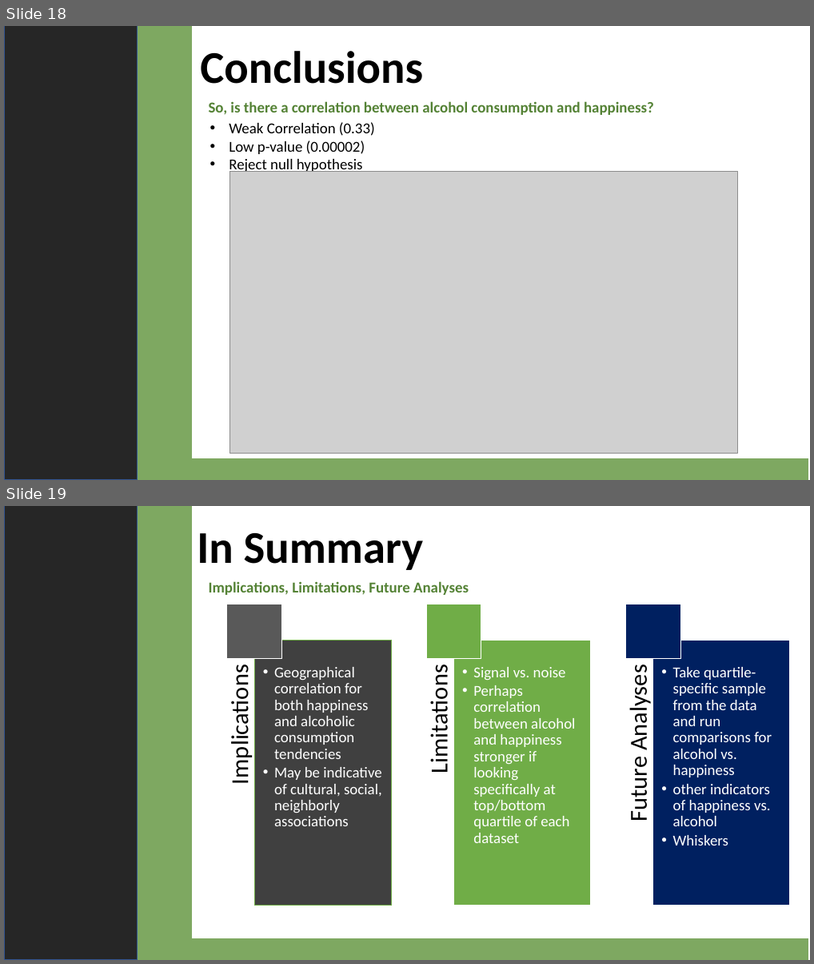
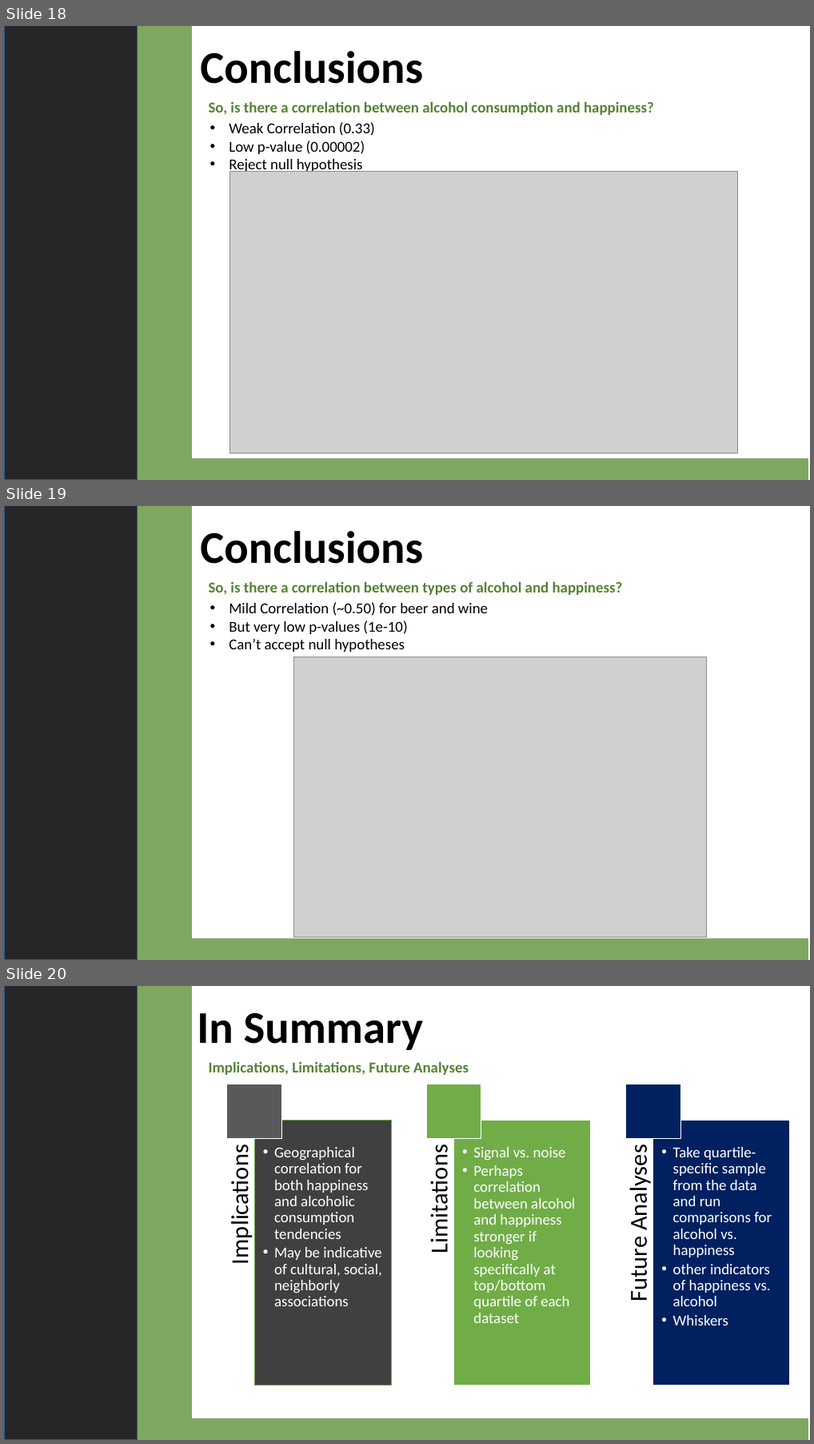
Before and after one commit to 4d4m43/DrinkAndBeHapPY, a slide deck: For Submittal/DrinkandBeHappyFinal.pptx. Shown one above the other, each under a label of ours: slides 18 and 19 before the commit, slides 18, 19 and 20 after it. The pictures are 814x964 and 814x1444 pixels, drawn with LibreOffice and Linux fonts; fonts in the diff are those of the drawing; grey boxes stand for pictures. Boxes give left, top, right and bottom in pixels: in the first picture for what was removed or moved away, otherwise in the second. Text is boxed around its words. In the diff, an @@ line names an element or a change of style, - is before the commit and + after.

Commit message:
updated ppt

```diff
--- a/For Submittal/DrinkandBeHappyFinal.pptx
+++ b/For Submittal/DrinkandBeHappyFinal.pptx
@@ slide 19 added at [4,506,810,960], background #FFFFFF @@
@@ rectangle added at [4,506,137,960], fill #262626, outline #325491 1 pt @@
@@ rectangle added at [70,506,191,960], fill #7EA861, outline #7EA861 1 pt @@
@@ text added at [200,531,423,564], 54 pt, text #000000, bold @@
+Conclusions
@@ text added at [209,581,623,595], 18 pt, text #548235, bold @@
+So, is there a correlation between types of alcohol and happiness?
@@ text added at [229,602,488,652], 18 pt, text #000000 @@
+  • Mild Correlation (~0.50) for beer and wine
+  • But very low p-values (1e-10)
+  • Can’t accept null hypotheses
@@ picture added at [294,656,706,937] @@
@@ rectangle added at [169,939,809,960], fill #7EA861, outline #7EA861 1 pt @@
@@ what was slide 19 is now slide 20 @@
```
Also in this commit, not shown: 2 other files.
